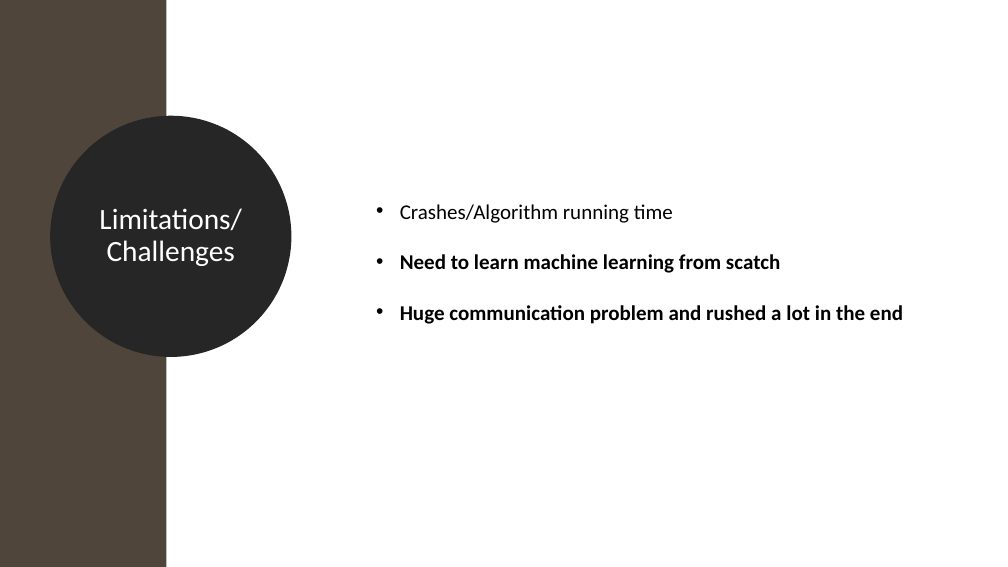
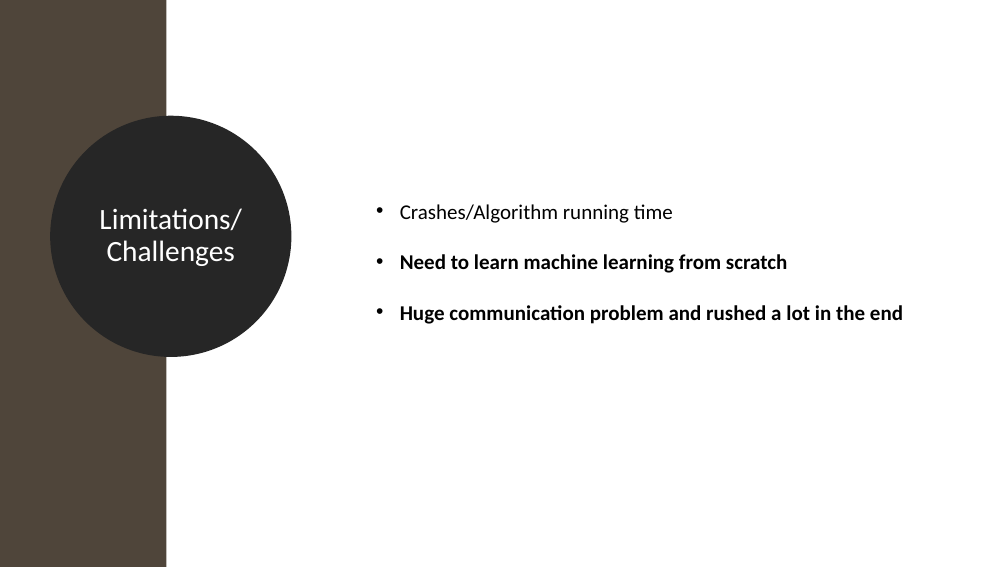
Before and after one commit to QFinUWA/Range-Trading-Team2, a slide deck: slide 9 of Final ML Trading presentation– Sem 2.pptx (slide 10 before the commit). Drawn at 1008x567 pixels with LibreOffice and Linux fonts; fonts in the diff are those of the drawing. Boxes give left, top, right and bottom in pixels: in the first picture for what was removed or moved away, otherwise in the second. Text is boxed around its words. In the diff, an @@ line names an element or a change of style, - is before the commit and + after.

```diff
--- a/Final ML Trading presentation– Sem 2.pptx
+++ b/Final ML Trading presentation– Sem 2.pptx
@@ text at (x1=400, y1=254, x2=787, y2=273): text changed @@
-• Need to learn machine learning from scatch
+• Need to learn machine learning from scratch
```
Also in this commit, not shown: 2 other slides changed, 1 slide removed.
